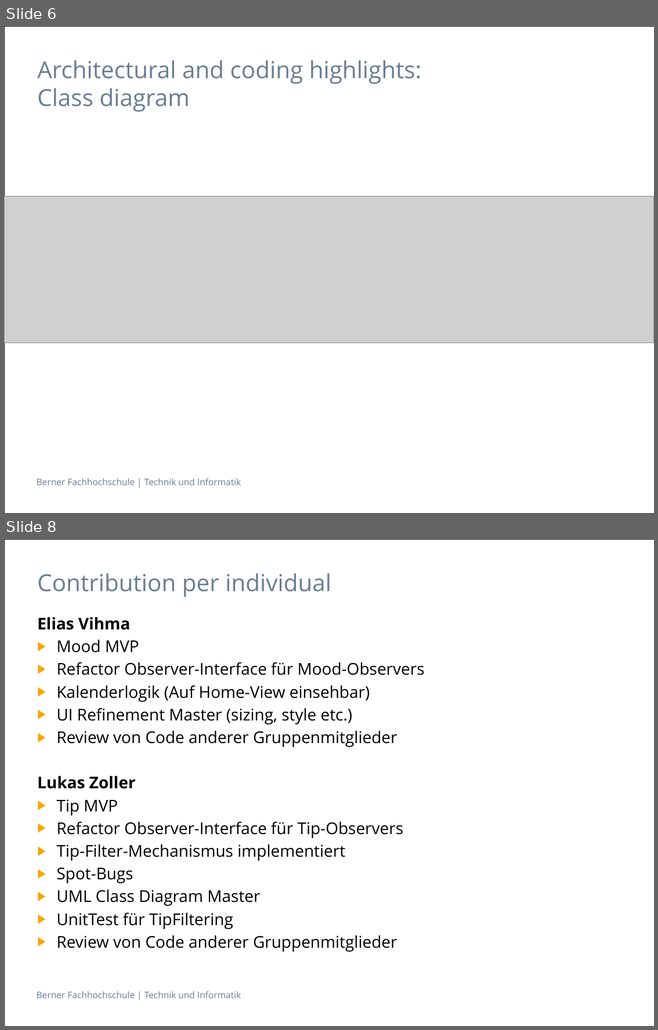
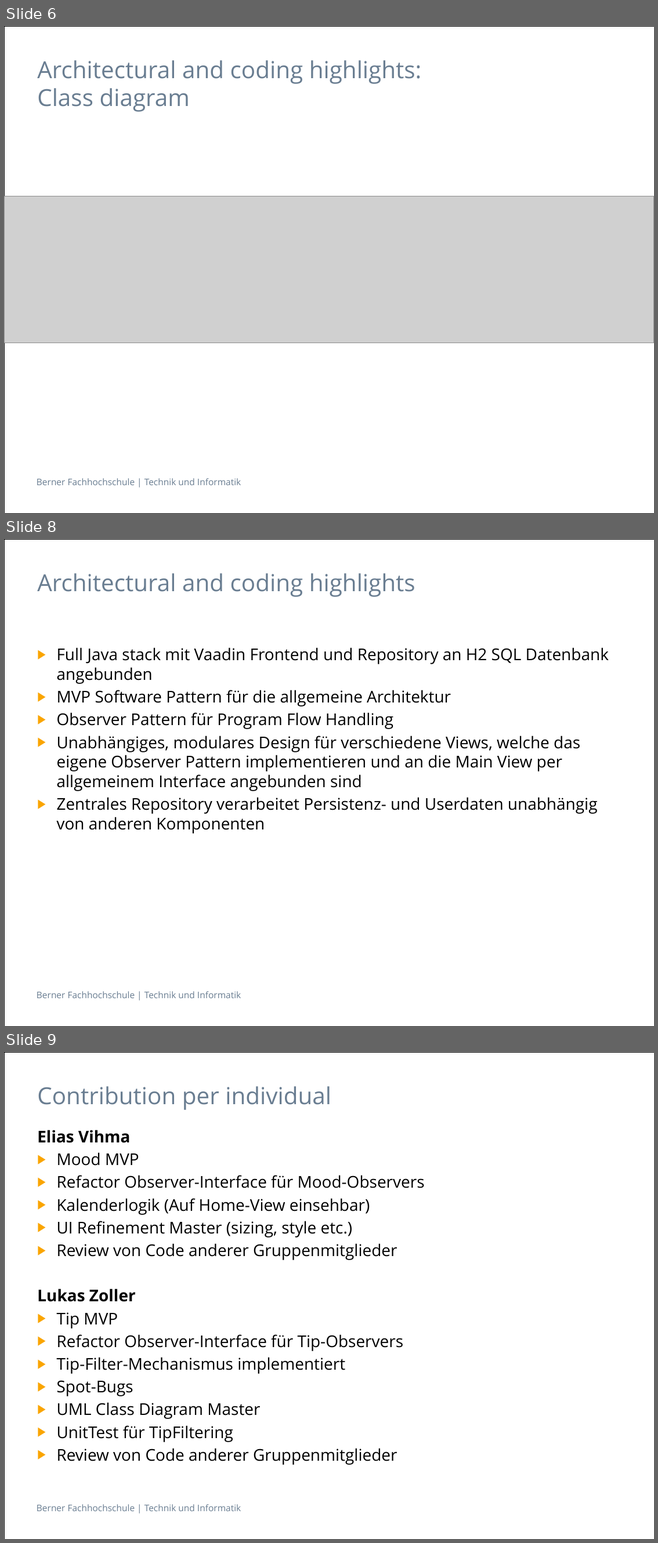
Before and after one commit to yaroth/ch.bfh.bti7081.s2019.white, a slide deck: doc/task09/Final Presentation.pptx. Shown one above the other, each under a label of ours: slides 6 and 8 before the commit, slides 6, 8 and 9 after it; the slides between them are not shown. The pictures are 658x1030 and 658x1543 pixels, drawn with LibreOffice and Linux fonts; fonts in the diff are those of the drawing; grey boxes stand for pictures. Boxes give left, top, right and bottom in pixels: in the first picture for what was removed or moved away, otherwise in the second. Text is boxed around its words. In the diff, an @@ line names an element or a change of style, - is before the commit and + after.

```diff
--- a/doc/task09/Final Presentation.pptx
+++ b/doc/task09/Final Presentation.pptx
@@ slide 8 added at [4,539,654,1026], background #FFFFFF; not listed: 2 template elements that a slide beside it also shows @@
@@ title added at [37,573,415,597], 26 pt, text #697D91 @@
+Architectural and coding highlights
@@ text added at [57,647,608,834], 18 pt, text #000000 @@
+▶ Full Java stack mit Vaadin Frontend und Repository an H2 SQL Datenbank angebunden
+▶ MVP Software Pattern für die allgemeine Architektur
+▶ Observer Pattern für Program Flow Handling
+▶ Unabhängiges, modulares Design für verschiedene Views, welche das eigene Observer Pattern implementieren und an die Main View per allgemeinem Interface angebunden sind
+▶ Zentrales Repository verarbeitet Persistenz- und Userdaten unabhängig von anderen Komponenten
@@ what was slide 8 is now slide 9 @@
```
Also in this commit, not shown: 1 slide changed.
